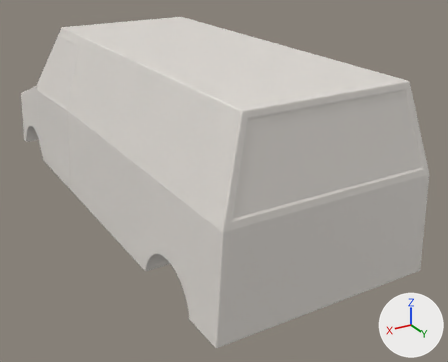
Renders of the Blender file Assets/Blender/CubeVan.blend from each side of a commit.
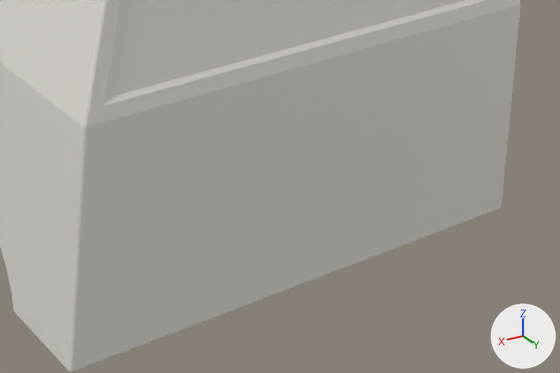
Each version appears first whole from a 50 mm lens placed at (2.75, 5.82, 2.78), pointed at (-0.31, 0.73, 0.23), and next in a close-up on the part from 41% to 100% of the width and 48% to 96% of the height. The axes (+X, +Y, +Z) are drawn at lower right. The lights are the same throughout. The same objects are shown in both versions, whatever each file hides.

Objects in the first close-up: 'CubeVan '.
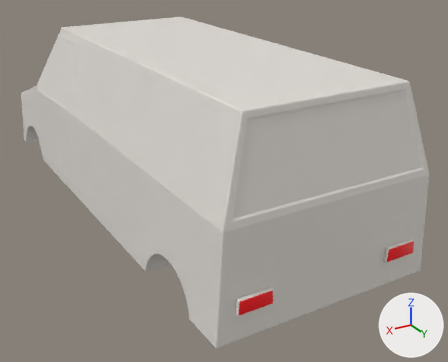
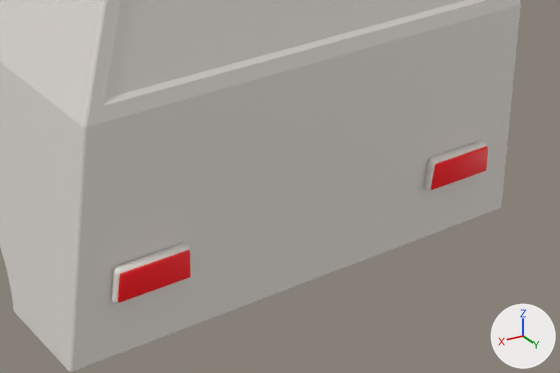
Changed parts and their boxes [x1, y1, x2, y2] in the close-ups (560 x 373 px):
```json
{"object": "BrakeLight", "change": "added", "after": [118, 146, 488, 303], "on screen": "red"}
{"part": 1, "of": "me_cube_001", "change": "added", "after": [111, 140, 487, 303]}
```

Scene script edits in JSON lines:
```json
{"op": "add", "block": "mat_brakelights", "code": ["mat_brakelights = principled_material('BrakeLights')", "mat_brakelights.base_color = (0.495, 0.0, 0.00526)  # red #bb0010", "mat_brakelights.emission_color = (1.0, 0.00083, 0.0)  # red #ff0300", "mat_brakelights.emission_strength = 0.2"]}
{"block": "me_cube_001", "where": "me_cube_001.from_pydata(...)  # 267 vertices, 216 faces; spans x -1.01..1.0, y -2.26..2.86, z -0.34..1.3"}
{"block": "me_cube_001", "where": "# used by ob_cubevan; location = (0.0, -0.063, 0.35)"}
{"block": "me_cube_001", "where": "# verts and faces of me_cube_001; kept vertices keep their numbers, new ones are numbered from 267"}
{"block": "me_cube_001", "change": "me_cube_001 part 1"}
{"op": "add", "block": "me_cube_001", "code": "verts[267] = (0.54, 2.86, -0.11)"}
{"op": "add", "block": "me_cube_001", "code": "verts[268] = (0.54, 2.89, -0.1)"}
{"op": "add", "block": "me_cube_001", "code": "verts[269] = (-0.84, 2.86, -0.11)"}
{"op": "add", "block": "me_cube_001", "code": "verts[270] = (-0.84, 2.89, -0.1)"}
{"op": "add", "block": "me_cube_001", "code": "for new, old in zip([*range(271, 275)], [*range(267, 271)]): verts[new] = verts[old] + (0.3, 0.0, 0.0)"}
{"op": "add", "block": "me_cube_001", "code": "verts[275] = (0.55, 2.86, 0.03)"}
{"op": "add", "block": "me_cube_001", "code": "verts[276] = (0.55, 2.89, 0.02)"}
{"op": "add", "block": "me_cube_001", "code": "verts[277] = (-0.84, 2.86, 0.03)"}
{"op": "add", "block": "me_cube_001", "code": "verts[278] = (-0.84, 2.89, 0.02)"}
{"op": "add", "block": "me_cube_001", "code": "for new, old in zip([*range(279, 283)], [*range(275, 279)]): verts[new] = verts[old] + (0.29, 0.0, 0.0)"}
{"op": "add", "block": "me_cube_001", "code": "faces += [(267, 271, 279, 275), (275, 279, 280, 276), (267, 268, 272, 271), (267, 275, 276, 268), (271, 272, 280, 279), (268, 276, 280, 272)]"}
{"op": "add", "block": "me_cube_001", "code": "faces += [(269, 273, 281, 277), (277, 281, 282, 278), (269, 270, 274, 273), (273, 274, 282, 281), (269, 277, 278, 270), (270, 278, 282, 274)]"}
{"op": "add", "block": "me_cube_004", "code": ["me_cube_004 = bpy.data.meshes.new('Cube.004')", "me_cube_004.from_pydata(...)  # 40 vertices, 33 faces; spans x 0.549..0.833, y 2.883..2.896, z -0.096..0.009", "me_cube_004.polygons.foreach_set('use_smooth', [True] * 33)", "me_cube_004.materials.append(mat_brakelights)  # red #bb0010"]}
{"op": "add", "block": "ob_brakelight", "code": ["ob_brakelight = bpy.data.objects.new('BrakeLight', me_cube_004)", "ob_brakelight.location = (0.0, -0.063, 0.35)", "_m = ob_brakelight.modifiers.new('Mirror', 'MIRROR')"]}
```
